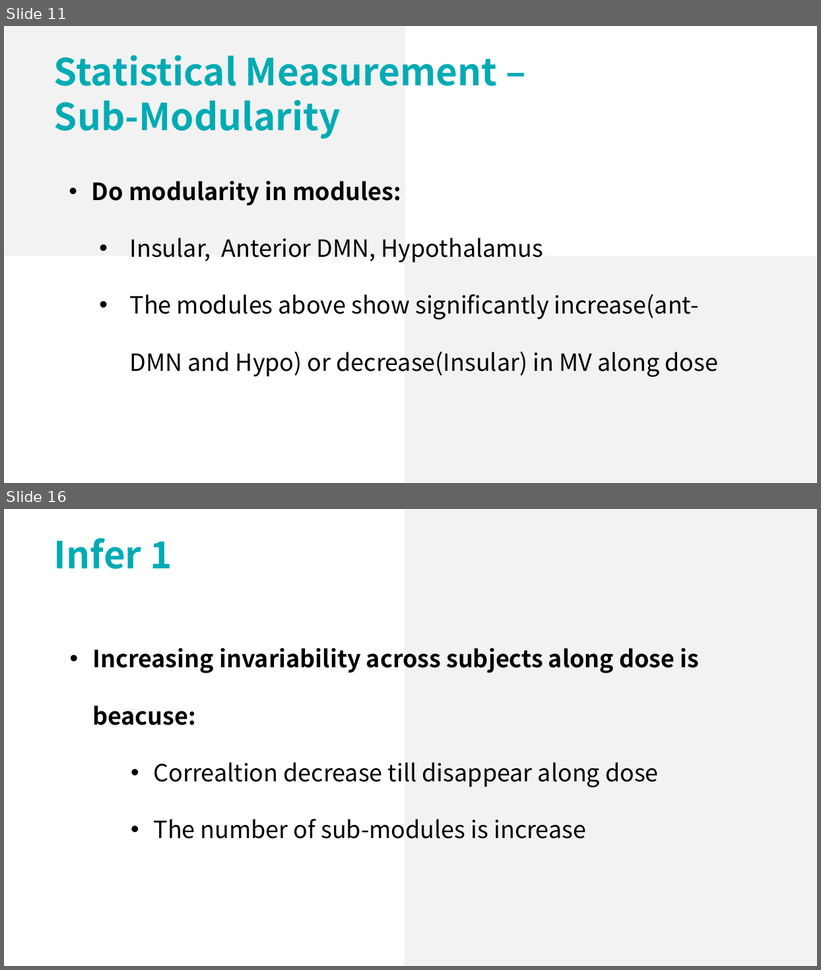
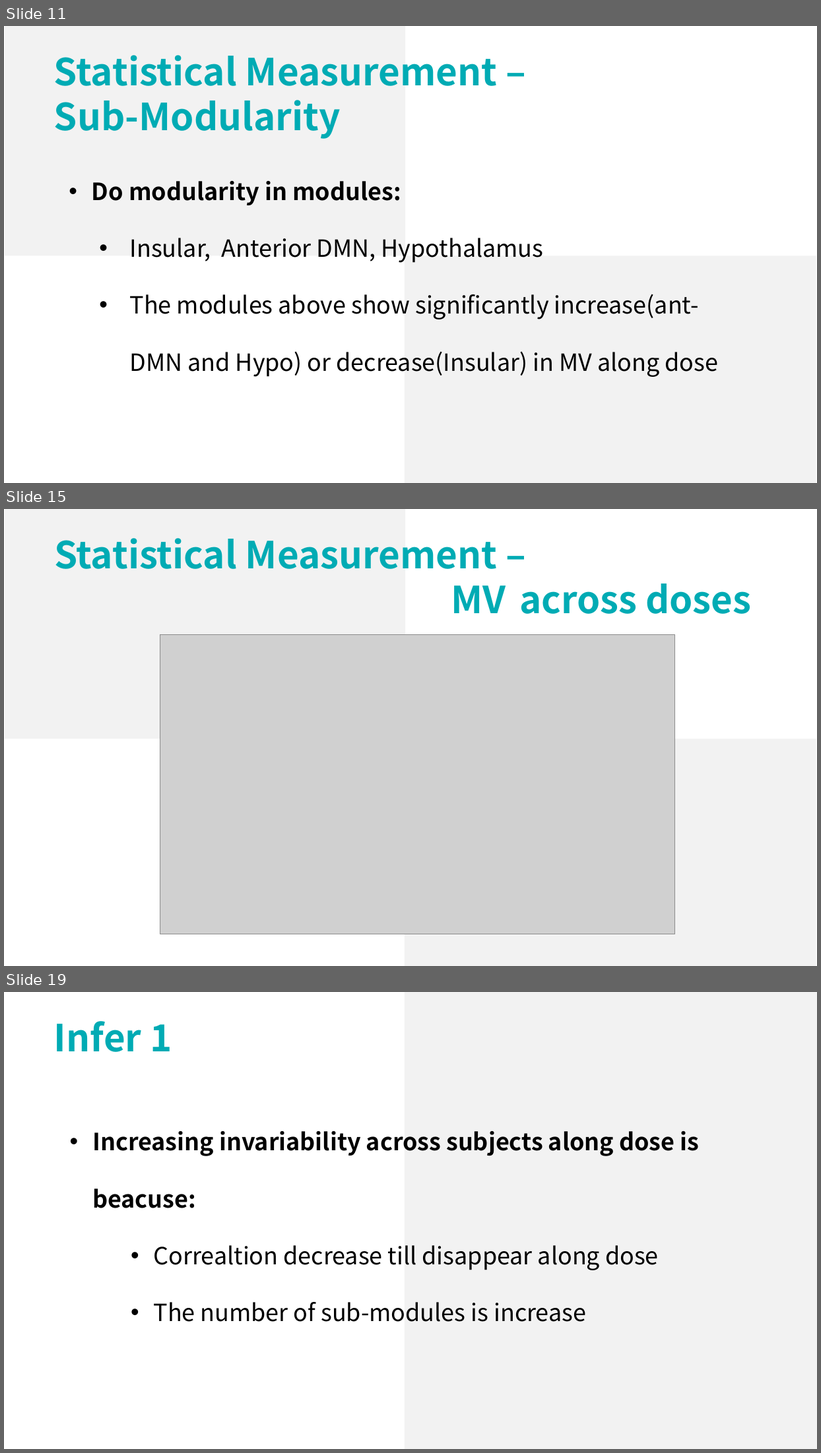
Before and after one commit to lsyoath/sheepy, a slide deck: Work/CurrentResults.pptx. Shown one above the other, each under a label of ours: slides 11 and 16 before the commit, slides 11, 15 and 19 after it; the slides between them are not shown. The pictures are 821x970 and 821x1453 pixels, drawn with LibreOffice and Linux fonts; fonts in the diff are those of the drawing; grey boxes stand for pictures. Boxes give left, top, right and bottom in pixels: in the first picture for what was removed or moved away, otherwise in the second. Text is boxed around its words. In the diff, an @@ line names an element or a change of style, - is before the commit and + after.

```diff
--- a/Work/CurrentResults.pptx
+++ b/Work/CurrentResults.pptx
@@ slide 15 added at (4, 509, 817, 966), background #FFFFFF @@
@@ rectangle added at (5, 509, 405, 739), fill #F2F2F2 @@
@@ text added at (54, 538, 751, 614), 44 pt, text #00ABB4, bold @@
+Statistical Measurement –
+MV across doses
@@ picture added at (160, 635, 675, 935) @@
@@ rectangle added at (405, 739, 816, 966), fill #F2F2F2 @@
@@ what was slide 16 is now slide 19 @@
```
Also in this commit, not shown: 6 slides changed, 2 other slides added, 2 other files.
